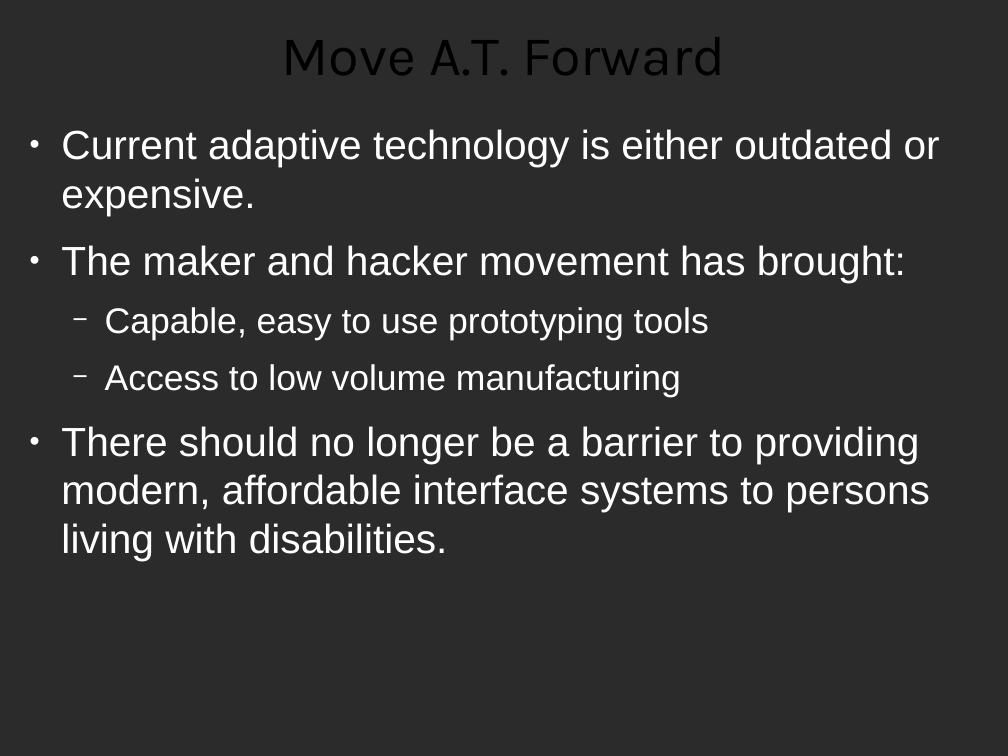
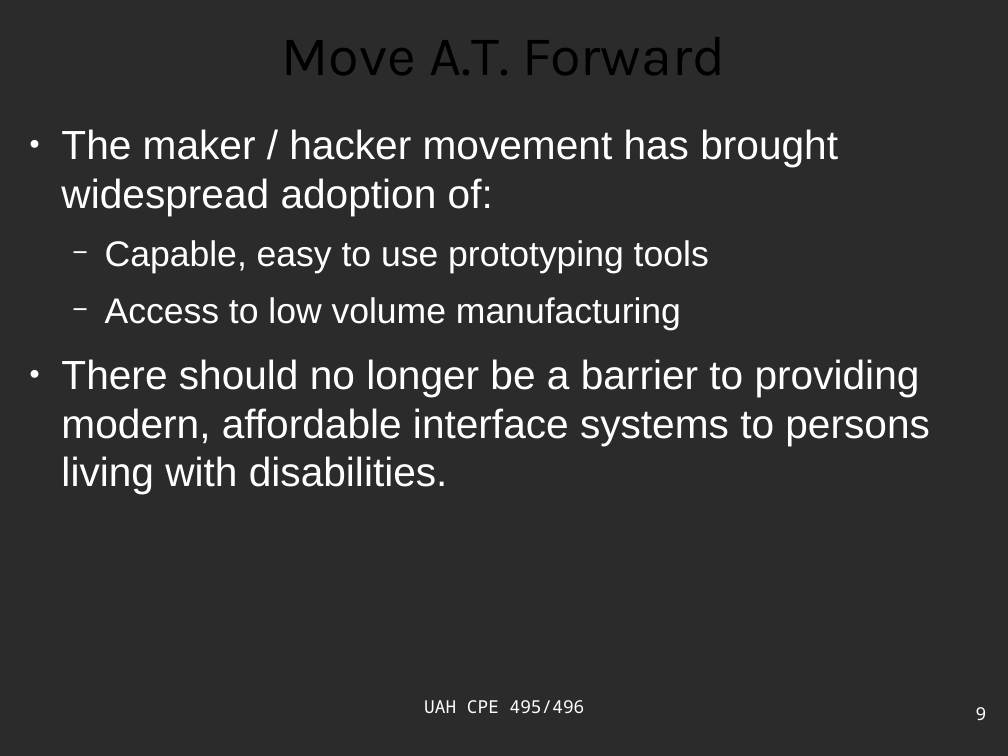
Before and after one commit to ctag/cpe495, a slide deck: slide 9 of projectProposal/presentation_bero.odp (slide 6 before the commit). Drawn at 1008x756 pixels with LibreOffice and Linux fonts; fonts in the diff are those of the drawing; background and template pictures are left out; a plain dark background stands for a picture behind light text. Boxes give left, top, right and bottom in pixels: in the first picture for what was removed or moved away, otherwise in the second. Text is boxed around its words. In the diff, an @@ line names an element or a change of style, - is before the commit and + after.

```diff
--- a/projectProposal/presentation_bero.odp
+++ b/projectProposal/presentation_bero.odp
@@ text at bbox=[61, 129, 838, 216]: text changed @@
-● Current adaptive technology is either outdated or expensive.
-● The maker and hacker movement has brought:
+● The maker / hacker movement has brought widespread adoption of:
@@ text added at bbox=[424, 700, 585, 713], 14 pt, text #FFFFFF @@
+UAH CPE 495/496
@@ page number added at bbox=[976, 707, 987, 720], 14 pt, text #FFFFFF @@
+9
```
Also in this commit, not shown: 4 other slides changed, 15 slides added, 12 slides removed, 15 other files.
